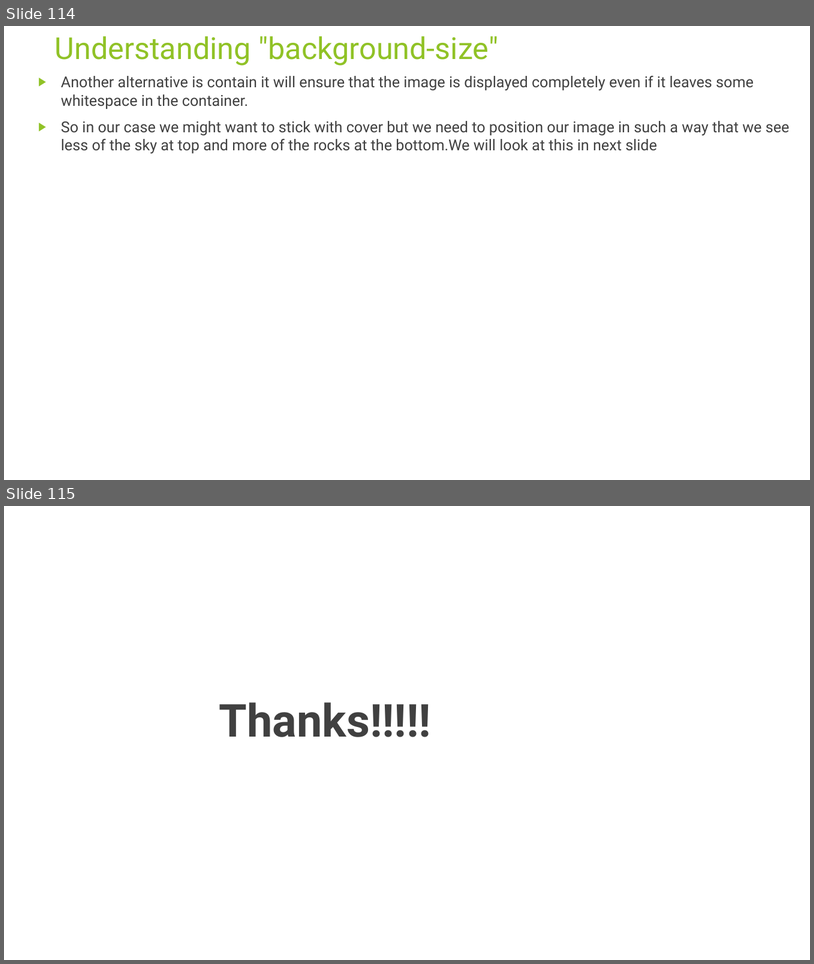
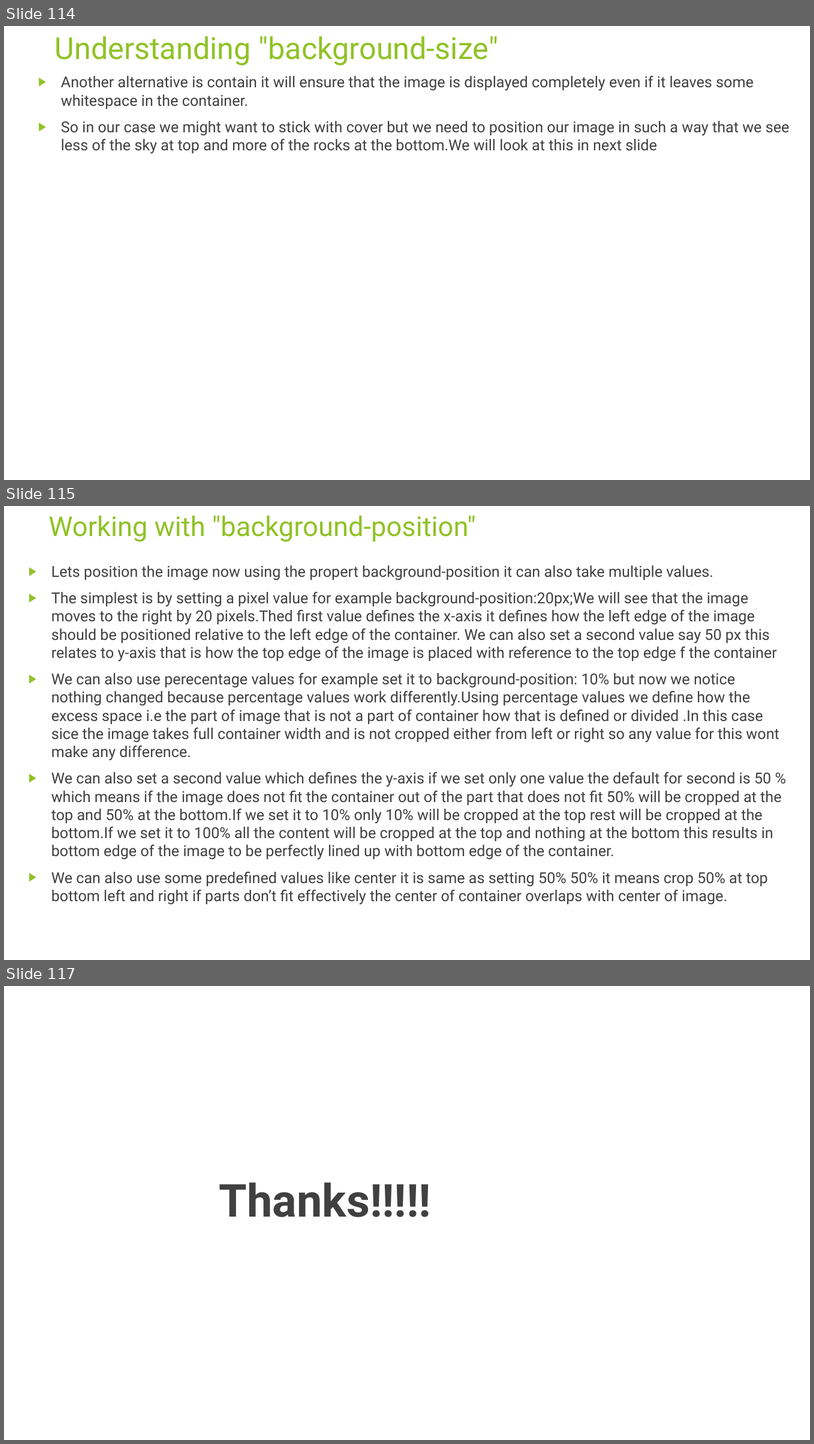
Before and after one commit to rudhrainfogain/CSS, a slide deck: PPT/Css-v7.pptx. Shown one above the other, each under a label of ours: slides 114 and 115 before the commit, slides 114, 115 and 117 after it; the slides between them are not shown. The pictures are 814x964 and 814x1444 pixels, drawn with LibreOffice and Linux fonts; fonts in the diff are those of the drawing. Boxes give left, top, right and bottom in pixels: in the first picture for what was removed or moved away, otherwise in the second. Text is boxed around its words. In the diff, an @@ line names an element or a change of style, - is before the commit and + after.

Commit message:
BackgroundPosition

```diff
--- a/PPT/Css-v7.pptx
+++ b/PPT/Css-v7.pptx
@@ slide 115 added at box(4, 506, 810, 960), background #FFFFFF @@
@@ title added at box(48, 516, 476, 542), 32.4 pt, text #90C226 @@
+Working with "background-position"
@@ text added at box(51, 565, 782, 904), 18 pt, text #404040 @@
+▶ Lets position the image now using the propert background-position it can also take multiple values.
+▶ The simplest is by setting a pixel value for example background-position:20px;We will see that the image moves to the right by 20 pixels.Thed first value defines the x-axis it defines how the left edge of the image should be positioned relative to the left edge of the container. We can also set a second value say 50 px this relates to y-axis that is how the top edge of the image is placed with reference to the top edge f the container
+▶ We can also use perecentage values for example set it to background-position: 10% but now we notice nothing changed because percentage values work differently.Using percentage values we define how the excess space i.e the part of image that is not a part of container how that is defined or divided .In this case sice the image takes full container width and is not cropped either from left or right so any value for this wont make any difference.
+▶ We can also set a second value which defines the y-axis if we set only one value the default for second is 50 % which means if the image does not fit the container out of the part that does not fit 50% will be cropped at the top and 50% at the bottom.If we set it to 10% only 10% will be cropped at the top rest will be cropped at the bottom.If we set it to 100% all the content will be cropped at the top and nothing at the bottom this results in bottom edge of the image to be perfectly lined up with bottom edge of the container.
+▶ We can also use some predefined values like center it is same as setting 50% 50% it means crop 50% at top bottom left and right if parts don’t fit effectively the center of container overlaps with center of image.
@@ what was slide 115 is now slide 117 @@
```
Also in this commit, not shown: 1 other slide added, 1 other file.
